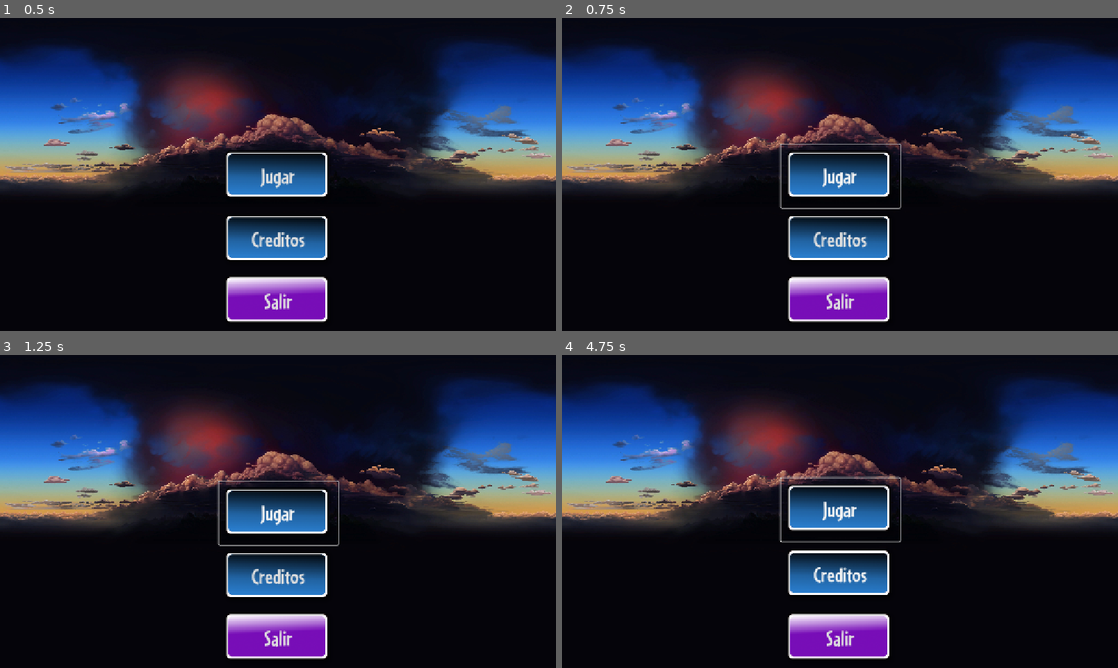
Above: before the commit, frames 1-4 (two rows, left to right).
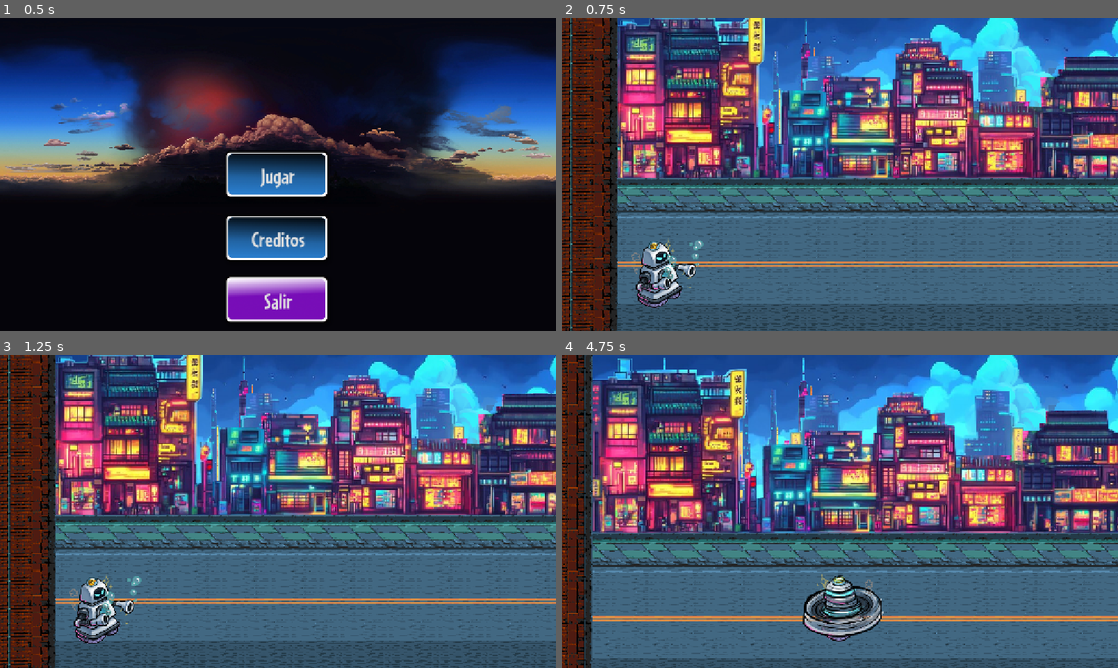
Above: after the commit, the same moments.

Repository: asdrome/bubbletron
Game: Godot game, scene res://Escenas/main.tscn
Same seed, same stepped clock (60 frames per second), same inputs: the game is played once before the commit and once after it.
Inputs (mouse positions are in pixels of both pictures, inside the frame that each line leads up to):
- Up to frame 1 (0.5 s): no input
- Up to frame 2 (0.75 s): click "Jugar" at 0.5 s
- Up to frame 3 (1.25 s): no input
- Up to frame 4 (4.75 s): click (840, 511) at 1.25 s, where only the run before the commit has a clickable "Jugar"; move the mouse to (962, 495) at 2.02 s; press the mouse at (962, 495) at 2.03 s; hold D (right) 2.03-2.78 s; move the mouse to (728, 527) at 2.77 s; release the mouse at (728, 527) at 2.78 s; hold S (down) 2.78-3.53 s; tap Shift (spin) at 2.85, 4.35 s; tap Enter at 3.5 s; move the mouse to (895, 442) at 3.52 s; press the mouse at (895, 442) at 3.53 s; hold D (right) 3.53-4.28 s; move the mouse to (812, 574) at 4.27 s; release the mouse at (812, 574) at 4.28 s; hold W (up) from 4.28 s (still down)

Frame 1 is identical in both runs. In frame 2, 98% of the frame differs, in the area x 0-100%, y 0-100%; in frame 3, 98%; in frame 4, 98%.
Error before the commit: Parse Error: Could not preload resource file "res://Escenas/Escenarios/Dia.tscn". (res://Escenas/main.gd:3)

Commit message:
Deshechos cambios en escena Dia que provocaron corrupcion
Tomado de Prueba Cangrejos

Diff:
--- a/Escenas/Escenarios/Dia.tscn
+++ b/Escenas/Escenarios/Dia.tscn
@@ -1,14 +1,12 @@
 [gd_scene load_steps=14 format=4 uid="uid://bici0gr67qv50"]
-[gd_scene load_steps=14 format=4 uid="uid://bici0gr67qv50"]
-
-[ext_resource type="Script" path="res://Escenas/Escenarios/dia.gd" id="1_4rv1k"]
+
+[ext_resource type="Script" uid="uid://ds1jbcm7y7uw6" path="res://Escenas/Escenarios/dia.gd" id="1_4rv1k"]
 [ext_resource type="PackedScene" uid="uid://cgdjx7lpencvj" path="res://Escenas/Personajes/BubbleBot.tscn" id="1_37t85"]
 [ext_resource type="Texture2D" uid="uid://u143r5q5quj5" path="res://Assets/Escenarios/Background.png" id="3_4rv1k"]
 [ext_resource type="Texture2D" uid="uid://blf6r2vaq2pwk" path="res://Assets/Escenarios/Background_01.png" id="4_4rv1k"]
 [ext_resource type="Texture2D" uid="uid://extycocu65f8" path="res://Assets/Escenarios/Background_02.png" id="5_4rv1k"]
 [ext_resource type="Texture2D" uid="uid://c2dnbiqj1726k" path="res://Assets/Escenarios/tileset.png" id="6_4rv1k"]
 [ext_resource type="Texture2D" uid="uid://bau2otjfuo5oo" path="res://Assets/Personajes/cangrejo.png" id="8_ewmbd"]
-[ext_resource type="AudioStream" uid="uid://dtch5bxke0wfj" path="res://Assets/IU/Sonidos/Música.mp3" id="8_ewmbd"]
 [ext_resource type="PackedScene" uid="uid://cfjnw55a7vahs" path="res://Escenas/Escenarios/spawner.tscn" id="8_f6863"]
 
 [sub_resource type="TileSetAtlasSource" id="TileSetAtlasSource_4u4cl"]
@@ -550,8 +548,6 @@
 
 [node name="BubbleBot" parent="." instance=ExtResource("1_37t85")]
 position = Vector2(120, 592)
-collision_layer = 1
-collision_mask = 1
 
 [node name="ParallaxBackground" type="ParallaxBackground" parent="."]
 
@@ -635,8 +631,4 @@
 hframes = 7
 vframes = 7
 
-[node name="AudioStreamPlayer2D" type="AudioStreamPlayer2D" parent="."]
-stream = ExtResource("8_ewmbd")
-autoplay = true
-
 [connection signal="has_died" from="BubbleBot" to="." method="_on_bubble_bot_has_died"]
